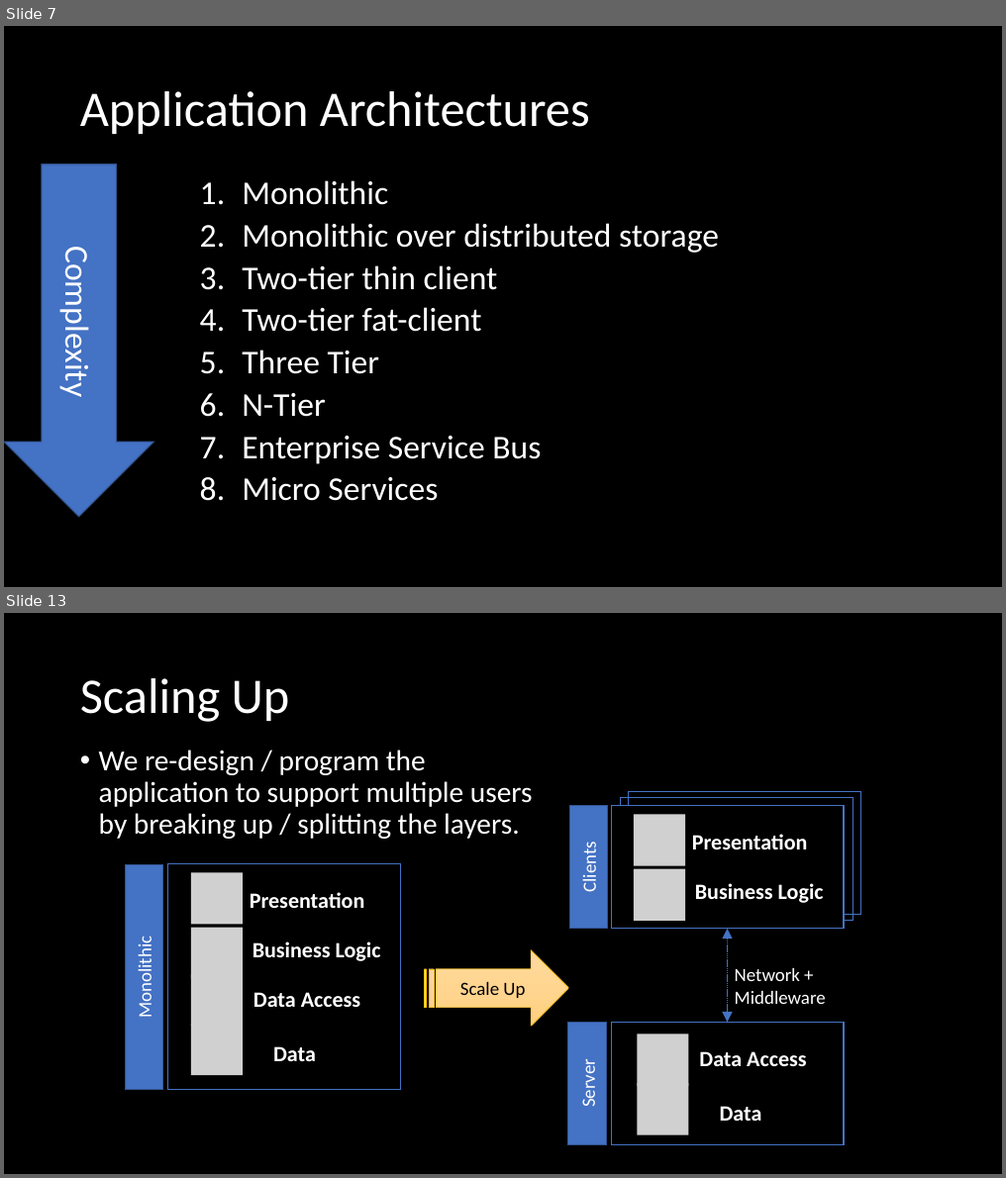
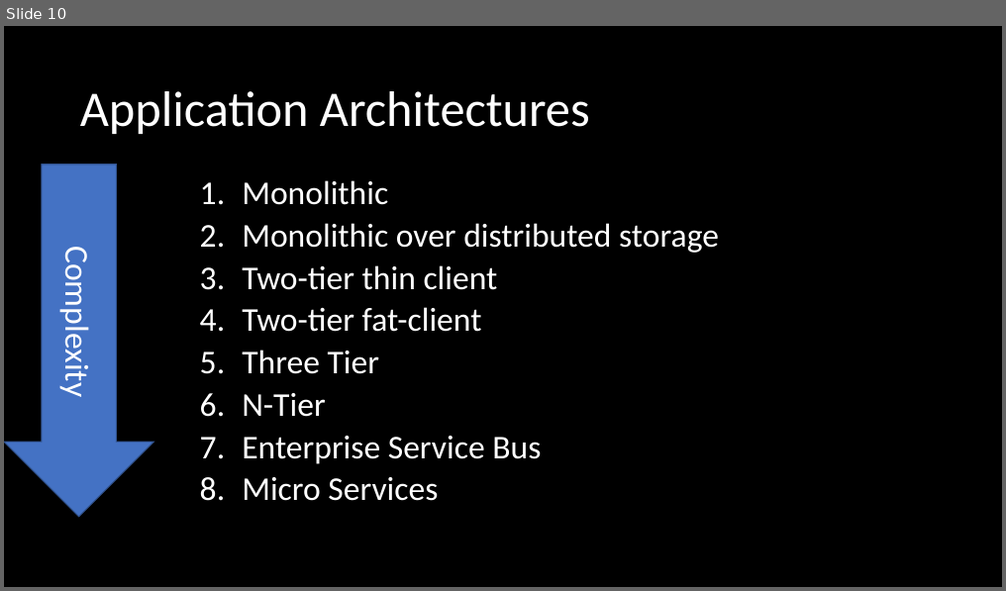
Before and after one commit to orstewar/ist346-content, a slide deck: content/09-services-application-architectures.pptx. Shown one above the other, each under a label of ours: slides 7 and 13 before the commit, slide 10 after it; the slides between them are not shown. The pictures are 1006x1178 and 1006x591 pixels, drawn with LibreOffice and Linux fonts; fonts in the diff are those of the drawing; grey boxes stand for pictures. Boxes give left, top, right and bottom in pixels: in the first picture for what was removed or moved away, otherwise in the second. Text is boxed around its words. In the diff, an @@ line names an element or a change of style, - is before the commit and + after.

```diff
--- a/content/09-services-application-architectures.pptx
+++ b/content/09-services-application-architectures.pptx
@@ slide 13 removed at [4, 613, 1002, 1174], background #000000 @@
@@ title removed at [80, 678, 290, 722] @@
-Scaling Up
@@ text removed at [99, 750, 533, 839] @@
-• We re-design / program the
-  application to support multiple users
-  by breaking up / splitting the layers.
@@ rectangle removed at [569, 806, 608, 929] @@
-Clients
@@ rectangle removed at [620, 798, 853, 921] @@
@@ rectangle removed at [629, 792, 861, 915] @@
@@ rectangle removed at [125, 864, 163, 1089] @@
-Monolithic
@@ group removed at [611, 806, 844, 929]: 2 pictures, 2 texts, 1 rectangle @@
-Presentation
-Business Logic
@@ double arrow removed from (727, 929) to (727, 1023) @@
@@ striped right arrow removed at [424, 951, 568, 1026] @@
-Scale Up
@@ text removed at [735, 968, 826, 1004] @@
-Network +
-Middleware
@@ rectangle removed at [569, 1022, 607, 1145] @@
-Server
@@ group removed at [168, 864, 402, 1090]: 4 pictures, 4 texts, 1 rectangle @@
-Presentation
-Business Logic
-Data Access
-Data
@@ group removed at [611, 1023, 844, 1146]: 2 pictures, 2 texts, 1 rectangle @@
-Data Access
-Data
@@ what was slide 7 is now slide 10 @@
```
Also in this commit, not shown: 5 slides changed, 4 slides added, 22 other slides removed, 2 other files.
